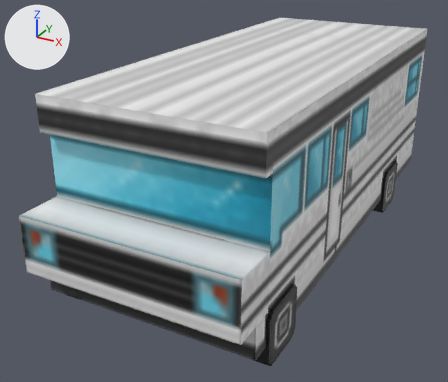
Before and after pictures for a commit that changed the FBX model 3d mess new/Assets/BLOCKYGON ASSETS ©/MODELS/VEHICLES/STORE/BGN_RV.fbx.
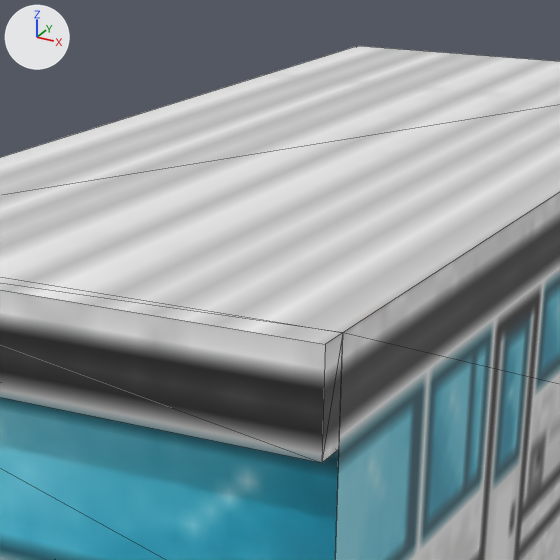
Each version is shown whole from a 50 mm lens placed at (2.33, -5.27, 1.97), pointed at (-0.27, -0.54, -0.39), then close up on the part from 32% to 80% of the width and 0% to 57% of the height. Every picture has the same lights, and +X, +Y and +Z are marked at upper left. The close-ups show mesh edges as thin lines. Where no turn or scale is listed for an object, it has been applied to the vertices.

The scene before the commit, as lines of its bpy script (objects in view):
```python
me_scene = bpy.data.meshes.new('Scene')
me_scene.from_pydata(...)  # 30 vertices, 38 faces; spans x -0.9..0.9, y -2.45..2.06, z -0.76..0.84
me_scene.materials.append(mat_rv)  # picture img_rv_png
ob_bgn_rv = bpy.data.objects.new('BGN_RV', me_scene)
ob_bgn_rv.location = (0.0, 0.0, 0.0)
```
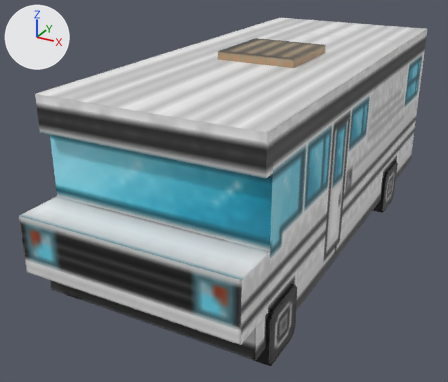
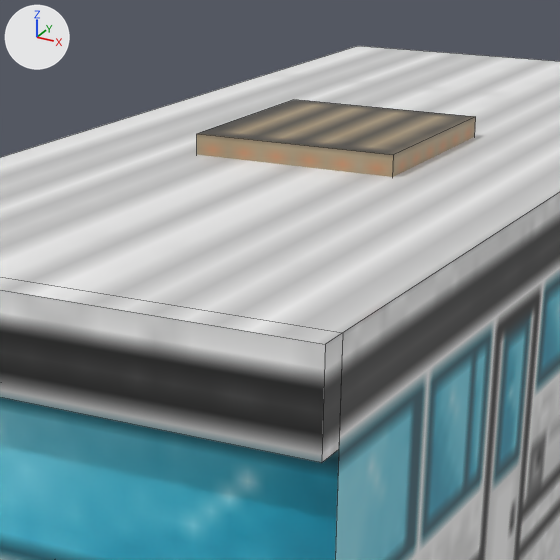
The newer file is also rescaled (x1.2) as a whole; pictures and numbers use the older file's frame.

The edits, one by one:
me_scene is used by ob_bgn_rv; location (0.0, 0.0, 0.0).
me_scene had 30 vertices, 38 faces and spanned x -0.9..0.9, y -2.45..2.06, z -0.76..0.84.
me_scene now has 38 vertices, 24 faces and spans x -0.9..0.9, y -2.45..2.06, z -0.76..0.91.
me_scene part 1: 8 vertices added at x -0.35..0.37, y -0.52..0.23, z 0.81..0.91.

Location of each change, [x1, y1, x2, y2] in pixels of the close-ups (560 x 560 px):
part 1 of me_scene, added
    after: [197, 100, 476, 177]
